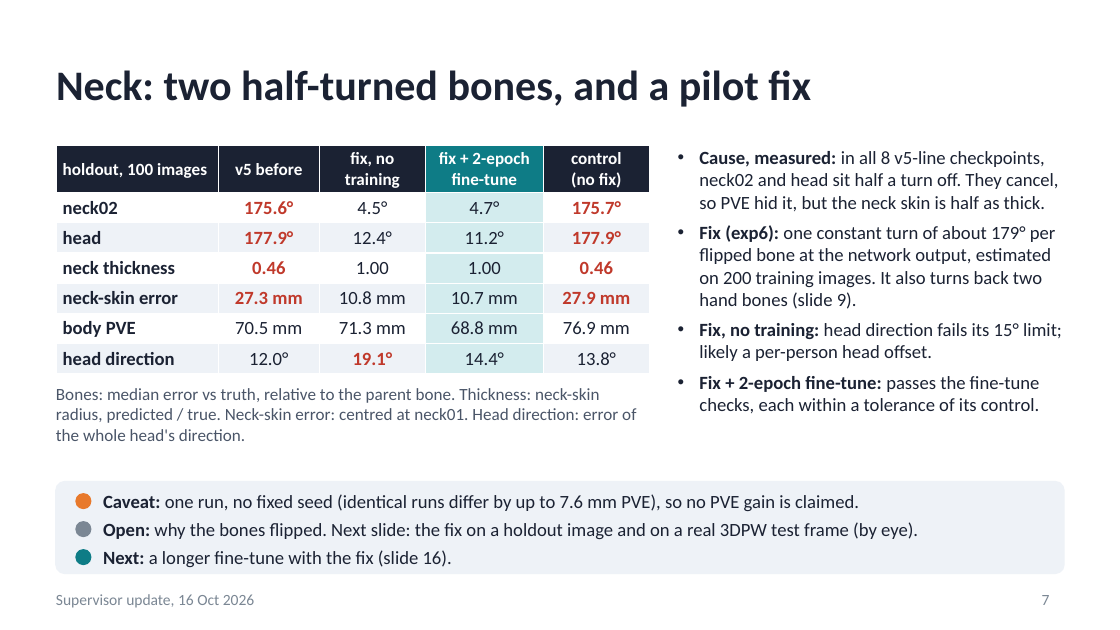
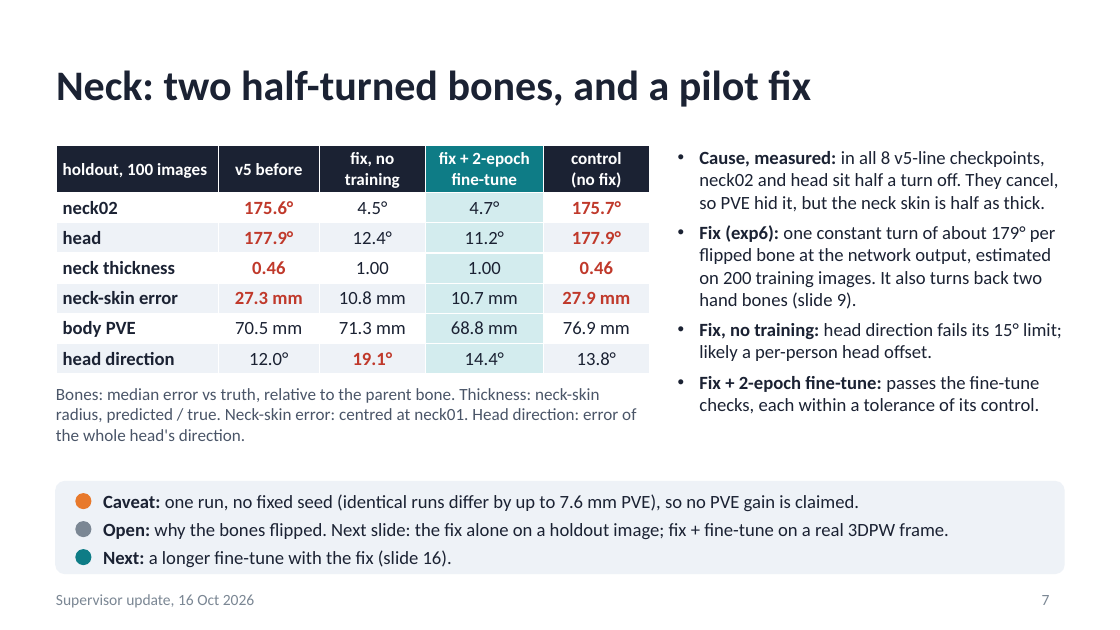
Before and after one commit to saadnajib/Multi-Person-Whole-Body-Human-Mesh-Recovery-in-a-Single-Shot-with-Annyone-dataset-and-3dpw-dataset, a slide deck: slide 7 of docs/supervisor_update_2026-10-16.pptx. Drawn at 1120x630 pixels with LibreOffice and Linux fonts; fonts in the diff are those of the drawing. Boxes give left, top, right and bottom in pixels: in the first picture for what was removed or moved away, otherwise in the second. Text is boxed around its words. In the diff, an @@ line names an element or a change of style, - is before the commit and + after.

```diff
--- a/docs/supervisor_update_2026-10-16.pptx
+++ b/docs/supervisor_update_2026-10-16.pptx
@@ text at [103,523,949,539]: text changed @@
-Open: why the bones flipped. Next slide: the fix on a holdout image and on a real 3DPW test frame (by eye).
+Open: why the bones flipped. Next slide: the fix alone on a holdout image; fix + fine-tune on a real 3DPW frame.
```
Also in this commit, not shown: 3 other slides changed, 2 other files.
